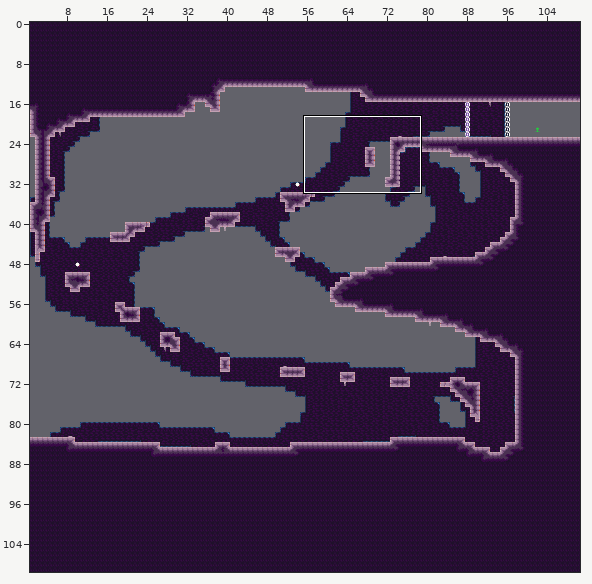
Two versions of a level (Tiled map, mapping_tools/tilemaps/intro7.tmx). Above, an overview of the earlier version with the close-up marked.
Close-up. As it was:
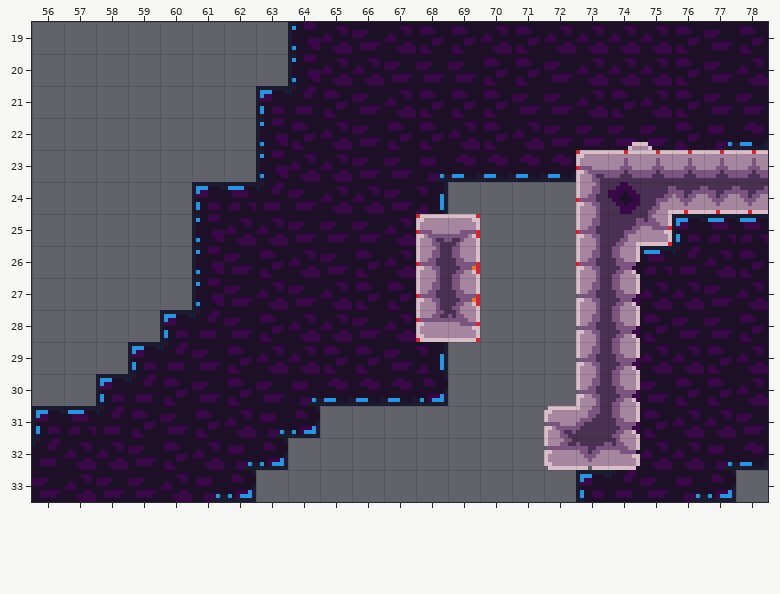
Cells are 8x8 px. Shown: x 56..78, y 19..33.
The result:
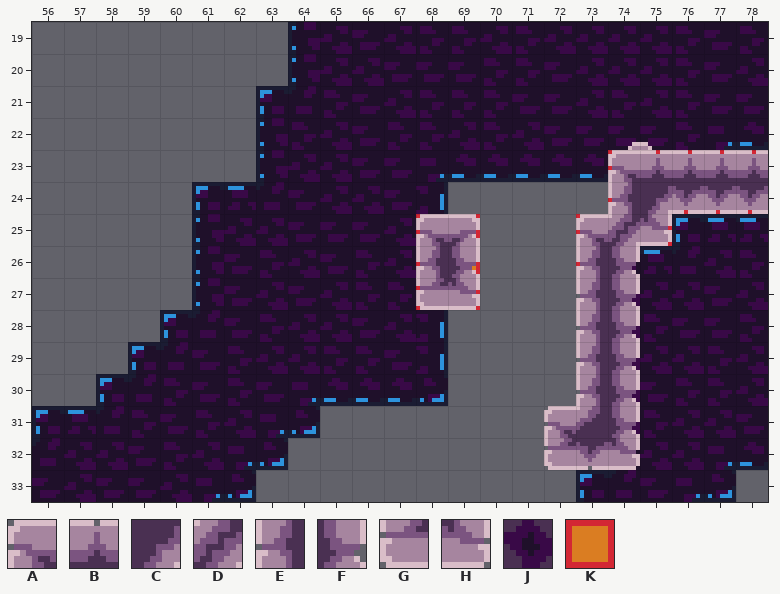
Key: from "stone": A 0, B 1, C 3, D 6, E 13, F 15, G 26, H 28, J 46; from "tools": K 1 "ground".
_ is an empty cell.
Change:
Layer "draft":
Tile K is gone in rows 23 to 24 at x 73; in row 28 at x 68 to 69.
Layer "map":
The author changed tile B to tile A in row 23 at x 74.
The author changed tile E to tile A in row 25 at x 73.
The author changed tile C to tile D in row 25 at x 74.
The author changed tile J to tile E in row 24 at x 74.
The author changed tile E to tile G in row 27 at x 68.
The author changed tile F to tile H in row 27 at x 69.
Tile A is gone in row 23 at x 73.
Tile E is gone in row 24 at x 73.
Tile G is gone in row 28 at x 68.
Tile H is gone in row 28 at x 69.
